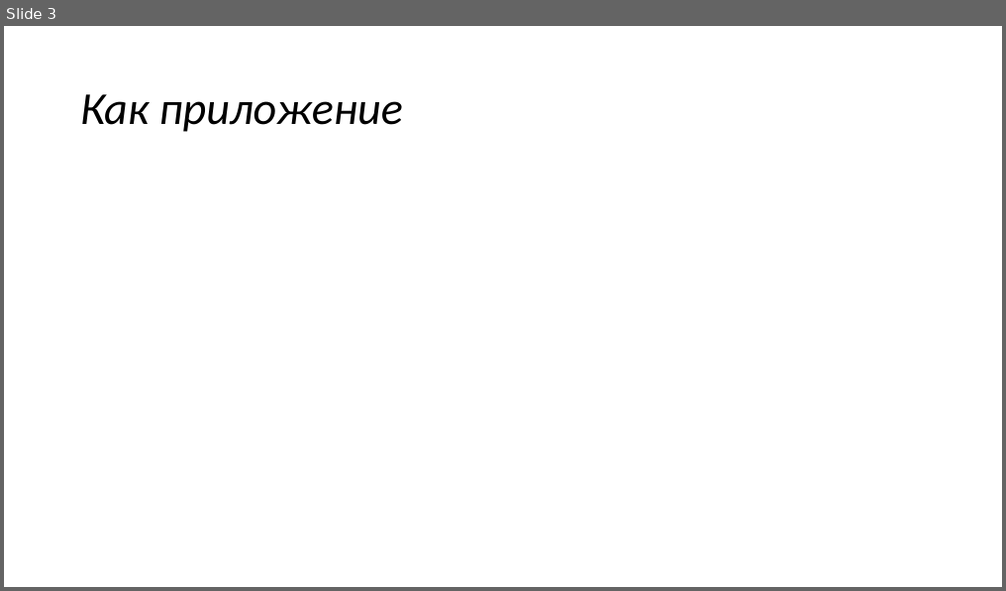
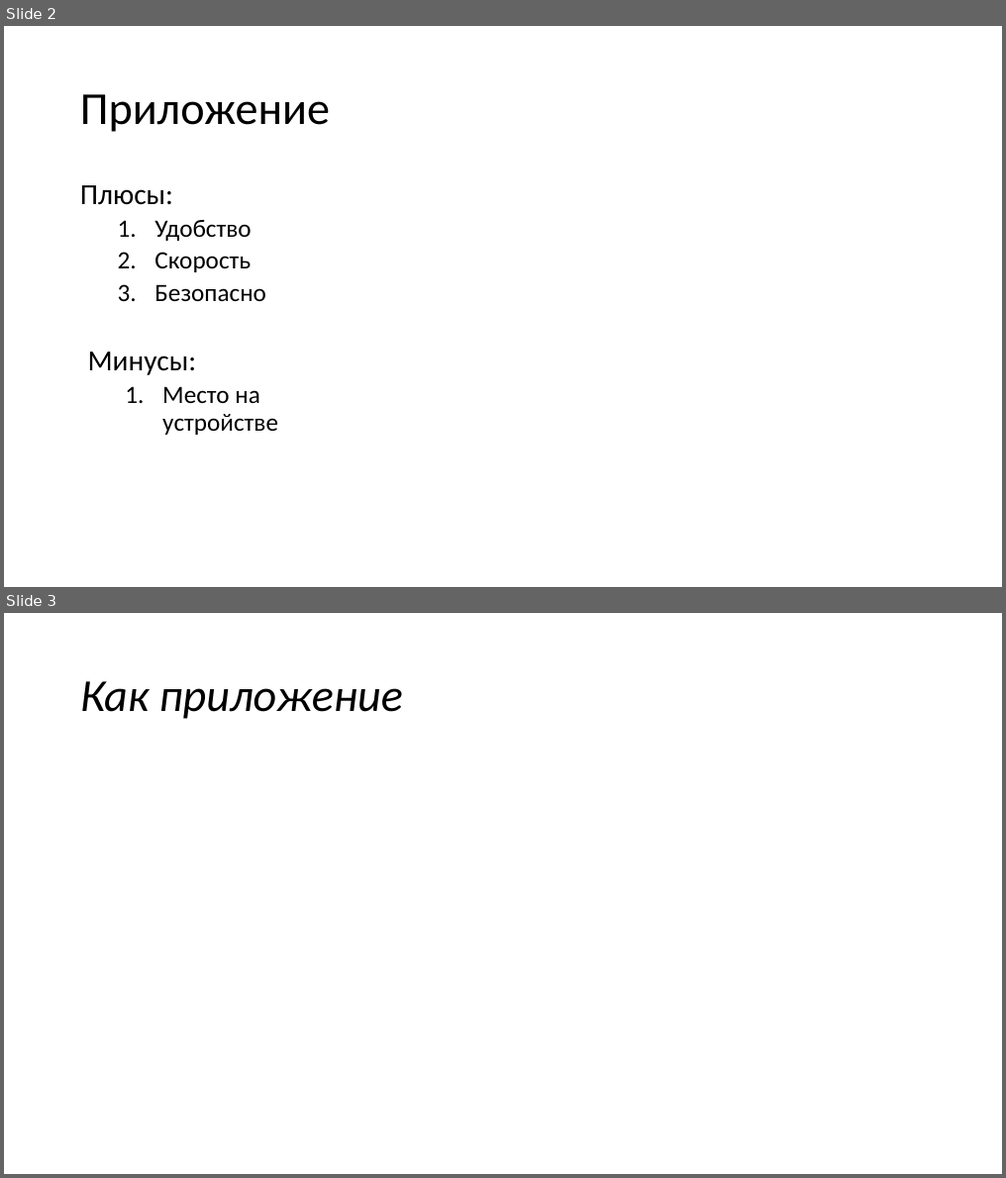
Before and after one commit to voronov-nikita/DoubleScreen, a slide deck: individualProject.pptx. Shown one above the other, each under a label of ours: slide 3 before the commit, slides 2 and 3 after it. The pictures are 1006x591 and 1006x1178 pixels, drawn with LibreOffice and Linux fonts; fonts in the diff are those of the drawing. Boxes give left, top, right and bottom in pixels: in the first picture for what was removed or moved away, otherwise in the second. Text is boxed around its words. In the diff, an @@ line names an element or a change of style, - is before the commit and + after.

```diff
--- a/individualProject.pptx
+++ b/individualProject.pptx
@@ slide 2 added at box(4, 26, 1002, 587), background #FFFFFF @@
@@ title added at box(80, 94, 330, 132), 44 pt, text #000000 @@
+Приложение
@@ text added at box(80, 185, 266, 301), 24 pt, text #000000 @@
+Плюсы:
+  1. Удобство
+  2. Скорость
+  3. Безопасно
@@ text added at box(88, 352, 278, 435), 24 pt, text #000000 @@
+Минусы:
+  1. Место на устройстве
```
Also in this commit, not shown: 1 slide changed, 1 slide removed.
